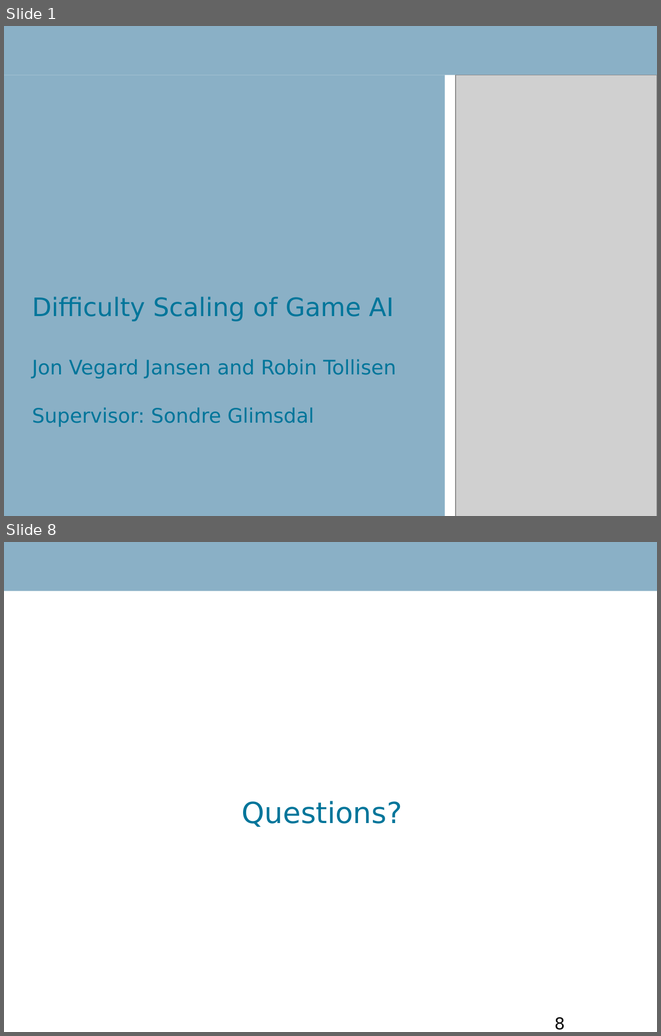
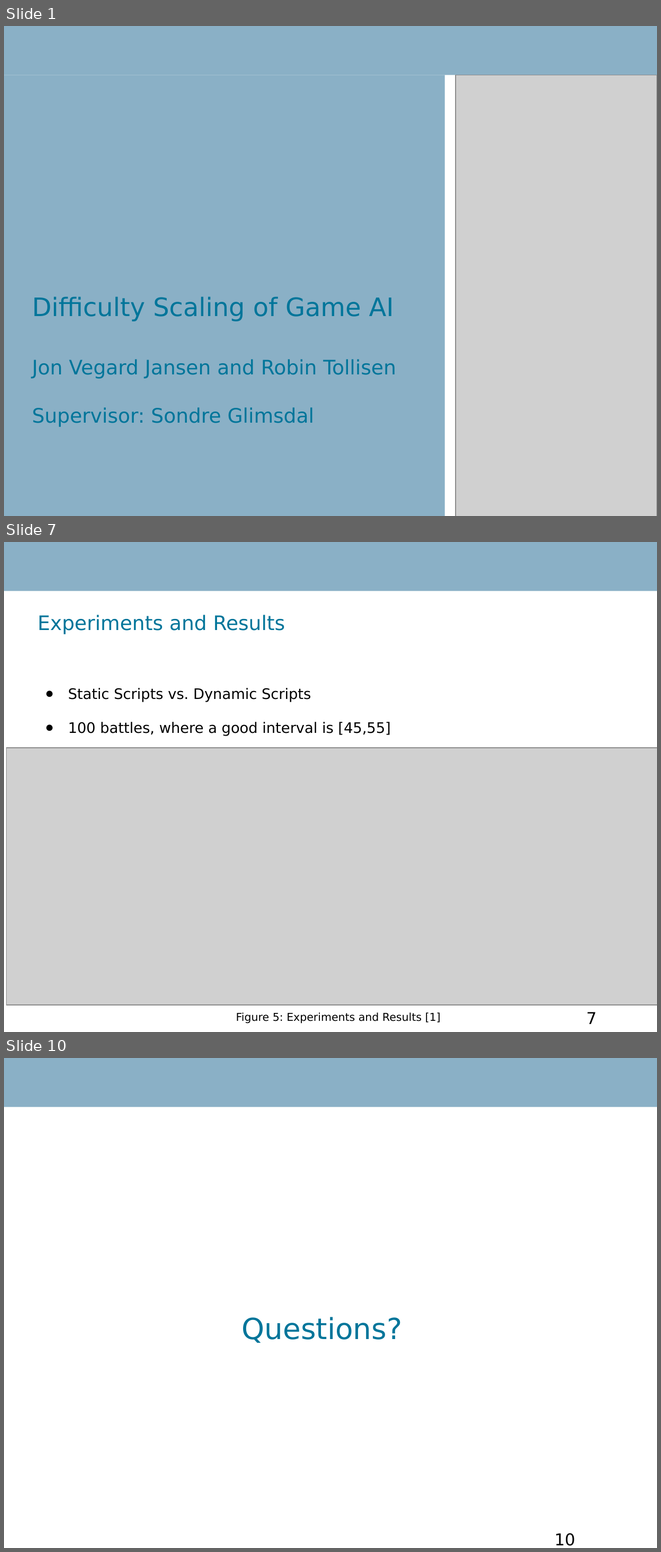
Before and after one commit to RobinTo/AdaptiveGame, a slide deck: IKT426 Research Seminar Report/presentation.ppt. Shown one above the other, each under a label of ours: slides 1 and 8 before the commit, slides 1, 7 and 10 after it; the slides between them are not shown. The pictures are 661x1036 and 661x1552 pixels, drawn with LibreOffice and Linux fonts; fonts in the diff are those of the drawing; grey boxes stand for pictures; background and template pictures are left out. Boxes give left, top, right and bottom in pixels: in the first picture for what was removed or moved away, otherwise in the second. Text is boxed around its words. In the diff, an @@ line names an element or a change of style, - is before the commit and + after.

```diff
--- a/IKT426 Research Seminar Report/presentation.ppt
+++ b/IKT426 Research Seminar Report/presentation.ppt
@@ slide 7 added at [4, 542, 657, 1032], background #FFFFFF; not listed: 1 template element that a slide beside it also shows @@
@@ text added at [37, 615, 285, 634], 22 pt, text #00759A @@
+Experiments and Results
@@ text added at [68, 688, 390, 736], 16 pt, text #000000 @@
+● Static Scripts vs. Dynamic Scripts
+● 100 battles, where a good interval is [45,55]
@@ picture added at [7, 748, 657, 1005] @@
@@ text added at [236, 1012, 441, 1023], 12 pt, text #000000 @@
+  Figure 5: Experiments and Results [1]
@@ page number added at [586, 1012, 597, 1024], 18 pt, text #000000 @@
+7
@@ what was slide 8 is now slide 10 @@
@@ page number at [555, 1533, 575, 1546]: text changed @@
-8
+10
```
Also in this commit, not shown: 4 slides changed, 4 other slides added, 2 slides removed, 1 other file.
